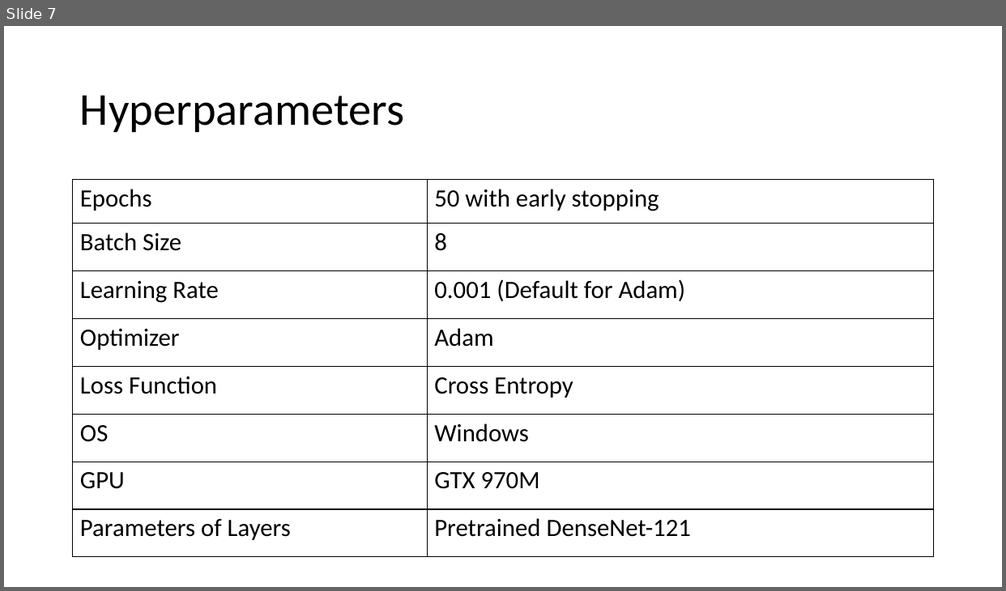
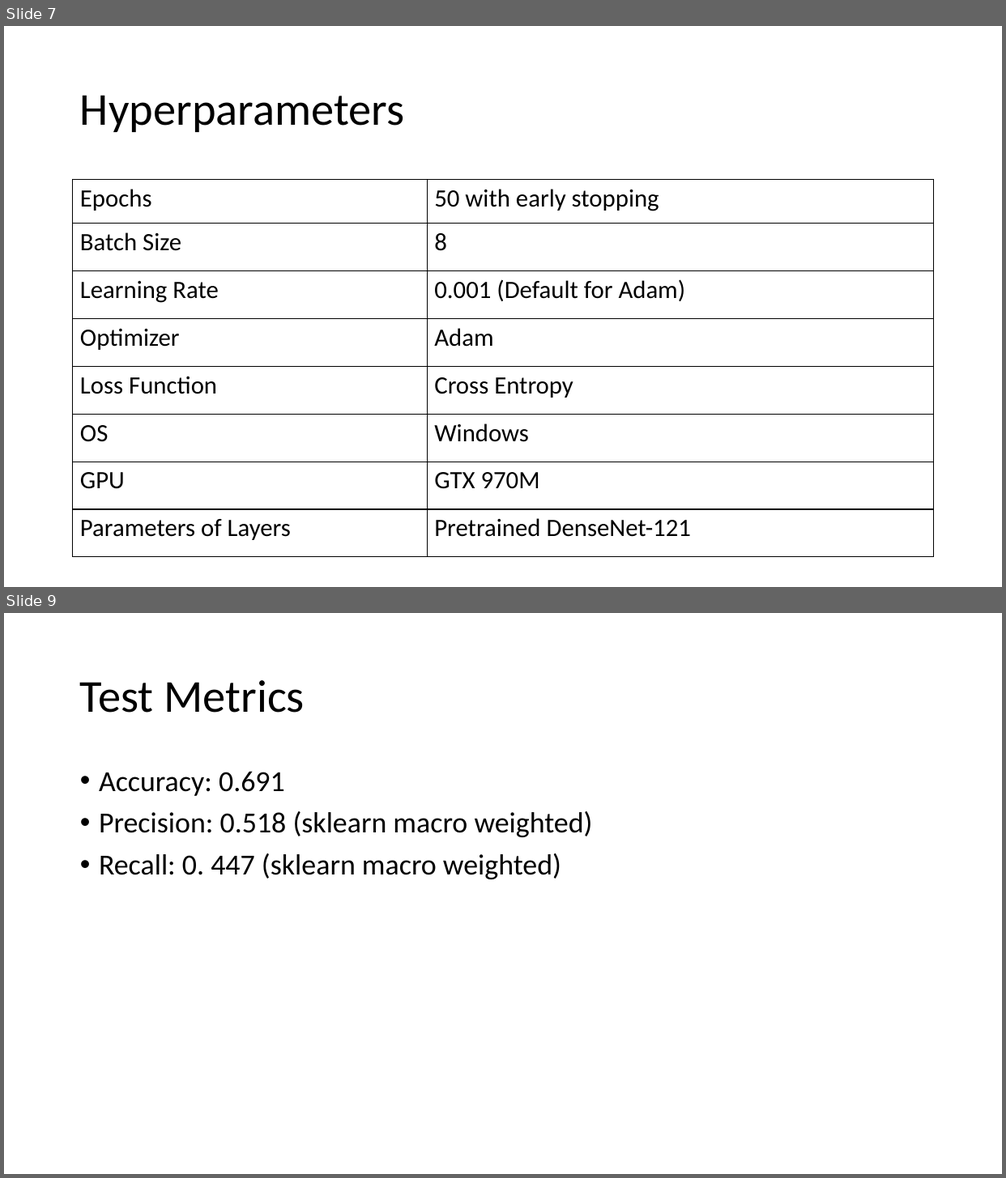
Before and after one commit to DanielY1783/deep_learning_medical_imaging, a slide deck: homework/assignment2/presentation/Yan_yand1.pptx. Shown one above the other, each under a label of ours: slide 7 before the commit, slides 7 and 9 after it; the slides between them are not shown. The pictures are 1006x591 and 1006x1178 pixels, drawn with LibreOffice and Linux fonts; fonts in the diff are those of the drawing. Boxes give left, top, right and bottom in pixels: in the first picture for what was removed or moved away, otherwise in the second. Text is boxed around its words. In the diff, an @@ line names an element or a change of style, - is before the commit and + after.

```diff
--- a/homework/assignment2/presentation/Yan_yand1.pptx
+++ b/homework/assignment2/presentation/Yan_yand1.pptx
@@ slide 9 added at (x1=4, y1=613, x2=1002, y2=1174), background #FFFFFF @@
@@ title added at (x1=80, y1=680, x2=305, y2=713), 44 pt, text #000000 @@
+Test Metrics
@@ text added at (x1=99, y1=771, x2=593, y2=879), 28 pt, text #000000 @@
+• Accuracy: 0.691
+• Precision: 0.518 (sklearn macro weighted)
+• Recall: 0. 447 (sklearn macro weighted)
```
Also in this commit, not shown: 4 slides changed, 4 other slides added, 1 slide removed, 25 other files.
